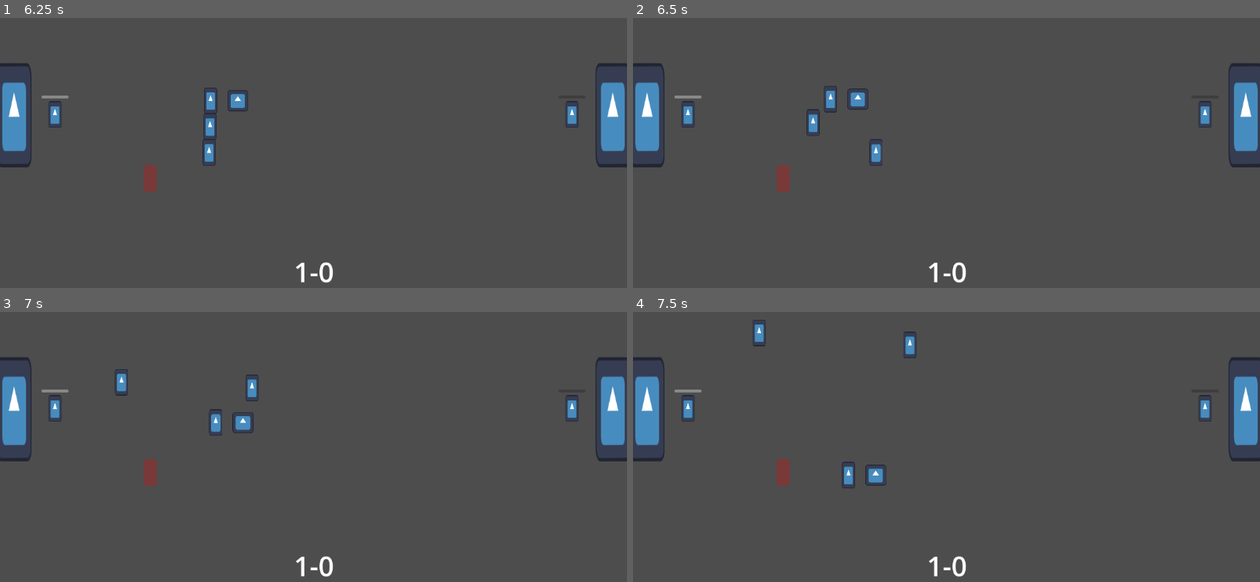
Above: before the commit, frames 1-4 (two rows, left to right).
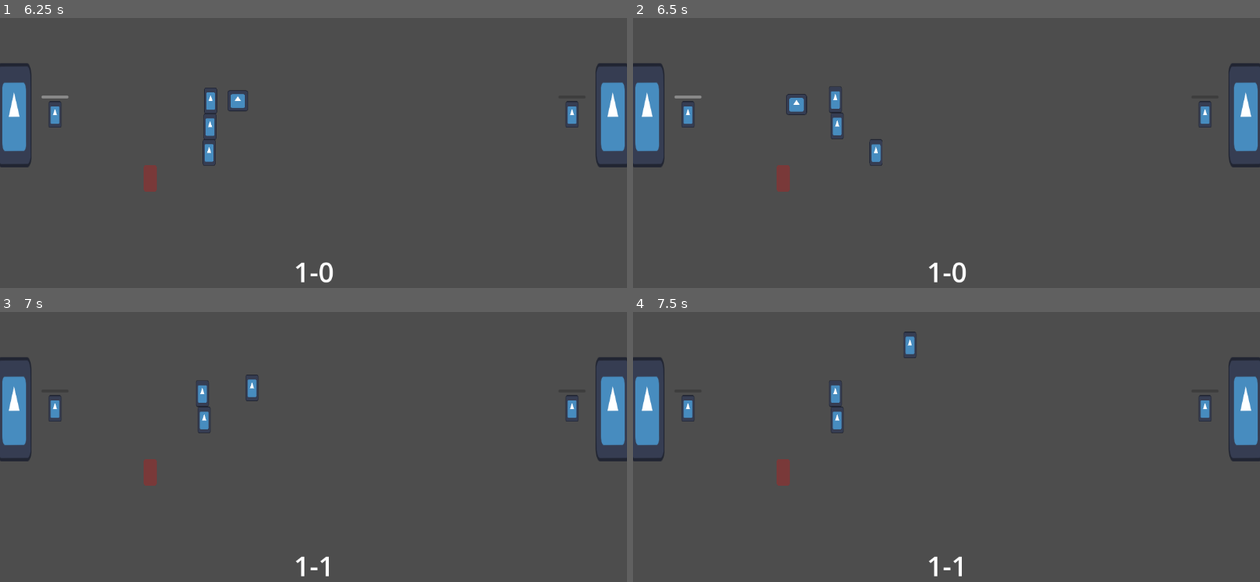
Above: after the commit, the same moments.

Repository: david8zhang/spooky-soccer
Game: Godot game, scene res://scenes/Main.tscn
Same seed, same stepped clock (60 frames per second), same inputs: the game is played once before the commit and once after it. The engine's default icon, where the game draws it, is replaced by a stand-in: a white triangle on a blue panel in a dark square.
Inputs:
- Up to frame 1 (6.25 s): tap Enter at 0.5 s; hold Right (move_right) 0.53-1.28 s; tap F (shoot) at 0.6, 1.55, 2.1, 2.85, 3.8, 4.35, 5.1, 6.05 s; hold Down (move_down) 1.28-2.03 s; tap Space (pass) at 1.35, 3.6, 5.85 s; hold Right (move_right) 2.03-2.78 s; hold Up (move_up) 2.78-3.53 s; hold Left (move_left) 3.53-5.03 s; hold Down (move_down) 5.03-5.78 s; hold Right (move_right) from 5.78 s (still down)
- Up to frame 2 (6.5 s): keep holding Right (move_right)
- Up to frame 3 (7 s): release Right (move_right) at 6.53 s; hold Up (move_up) from 6.53 s (still down); tap F (shoot) at 6.6 s
- Up to frame 4 (7.5 s): release Up (move_up) at 7.28 s; hold Right (move_right) from 7.28 s (still down); tap F (shoot) at 7.35 s

Frame 1 is identical in both runs. In frame 2, 0.7% of the frame differs, in the area x 24-38%, y 25-45%; in frame 3, 0.8%; in frame 4, 0.9%, in the area x 6-54%, y 2-98%.

Commit message:
added cpu shoot ball behavior

Diff:
--- a/prefabs/CPUFieldPlayerAI.tscn
+++ b/prefabs/CPUFieldPlayerAI.tscn
@@ -8,6 +8,7 @@
 [ext_resource type="Script" path="res://scripts/behavior_tree/AttackDribble.gd" id="6_3ccq3"]
 [ext_resource type="Script" path="res://scripts/behavior_tree/Idle.gd" id="6_5pohc"]
 [ext_resource type="Script" path="res://addons/beehave/nodes/decorators/inverter.gd" id="7_hc8l0"]
+[ext_resource type="Script" path="res://scripts/behavior_tree/ShootBall.gd" id="7_sfdfh"]
 [ext_resource type="Script" path="res://scripts/behavior_tree/IsOpen.gd" id="8_bns73"]
 [ext_resource type="Script" path="res://scripts/behavior_tree/NearOpponentGoal.gd" id="9_db1pk"]
 [ext_resource type="Script" path="res://scripts/behavior_tree/MoveToOpenPosition.gd" id="10_l5pas"]
@@ -15,7 +16,7 @@
 [node name="CPUFieldPlayerAI" type="Node" node_paths=PackedStringArray("blackboard", "actor")]
 script = ExtResource("1_xsn7y")
 blackboard = NodePath("@Node@21979")
-actor = NodePath("")
+actor = NodePath("..")
 
 [node name="OffenseOrDefense" type="Node" parent="."]
 script = ExtResource("2_8as02")
@@ -35,7 +36,22 @@
 [node name="IsOnball" type="Node" parent="OffenseOrDefense/OffenseSequence/OnOrOffball/OnballSequence"]
 script = ExtResource("5_ltyea")
 
-[node name="AttackDribble" type="Node" parent="OffenseOrDefense/OffenseSequence/OnOrOffball/OnballSequence"]
+[node name="ShouldShootOrNot" type="Node" parent="OffenseOrDefense/OffenseSequence/OnOrOffball/OnballSequence"]
+script = ExtResource("2_8as02")
+
+[node name="ShootSequence" type="Node" parent="OffenseOrDefense/OffenseSequence/OnOrOffball/OnballSequence/ShouldShootOrNot"]
+script = ExtResource("2_erdwv")
+
+[node name="IsOpen" type="Node" parent="OffenseOrDefense/OffenseSequence/OnOrOffball/OnballSequence/ShouldShootOrNot/ShootSequence"]
+script = ExtResource("8_bns73")
+
+[node name="NearOpponentGoal" type="Node" parent="OffenseOrDefense/OffenseSequence/OnOrOffball/OnballSequence/ShouldShootOrNot/ShootSequence"]
+script = ExtResource("9_db1pk")
+
+[node name="ShootBall" type="Node" parent="OffenseOrDefense/OffenseSequence/OnOrOffball/OnballSequence/ShouldShootOrNot/ShootSequence"]
+script = ExtResource("7_sfdfh")
+
+[node name="AttackDribble" type="Node" parent="OffenseOrDefense/OffenseSequence/OnOrOffball/OnballSequence/ShouldShootOrNot"]
 script = ExtResource("6_3ccq3")
 
 [node name="OffballSelector" type="Node" parent="OffenseOrDefense/OffenseSequence/OnOrOffball"]
--- a/scripts/FieldPlayer.gd
+++ b/scripts/FieldPlayer.gd
@@ -112,4 +112,4 @@
 		linear_velocity = linear_velocity + (steering_force * 2 * 0.0167)
 
 func has_open_shot():
-	return ray_to_goal.is_colliding()
+	return !ray_to_goal.is_colliding()
--- a/scripts/PlayerFieldManager.gd
+++ b/scripts/PlayerFieldManager.gd
@@ -17,7 +17,15 @@
 	"name": "Player GK"
 }
 
+var selected_player
+
 func _ready():
 	init_players(player_configs, FieldPlayer.Side.PLAYER)
 	init_goalkeeper(goalkeeper_config, FieldPlayer.Side.PLAYER)
 	field_players[0].is_selected = true
+
+func select_new_player(field_player: FieldPlayer):
+	if selected_player != null and selected_player != field_player:
+		selected_player.is_selected = false
+	field_player.is_selected = true
+	selected_player = field_player
--- /dev/null
+++ b/scripts/behavior_tree/ShootBall.gd
@@ -0,0 +1,6 @@
+class_name ShootBall
+extends ActionLeaf
+
+func tick(actor: Node, _blackboard: Blackboard):
+	var field_player = actor as FieldPlayer
+	field_player.shoot_ball()
Not shown: 1 places in prefabs/CPUFieldPlayerAI.tscn that only renumber resources
